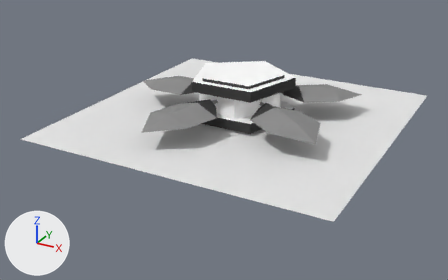
What one commit did to the Blender file TowerDefense2019/Assets/Assets/Towers/AoETower/AoETower.blend.
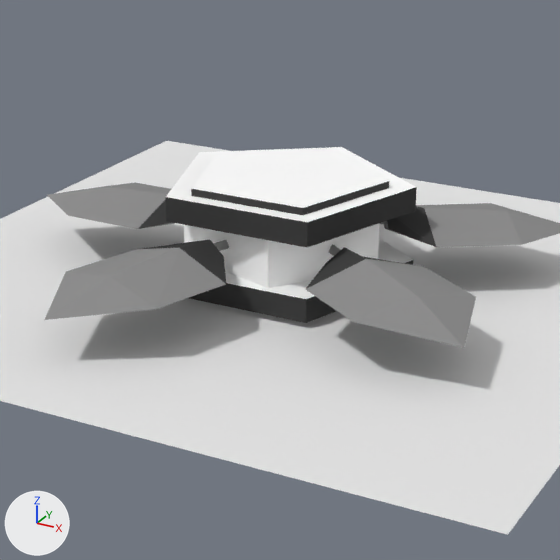
There are two pictures of each version: one whole from a 50 mm camera at (4.39, -8.6, 3.79) aimed at (-0.12, -0.39, -0.31), one close up on the part from 27% to 79% of the width and 0% to 83% of the height. Arrows for +X, +Y and +Z are at lower left; the lights stay in place.

In view in the first close-up: 'Blades', 'Cylinder', 'Ground'.
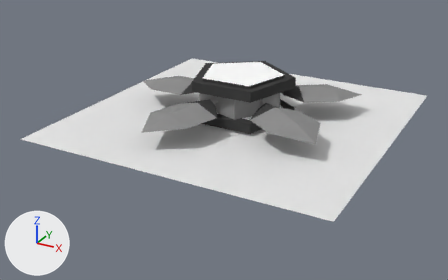
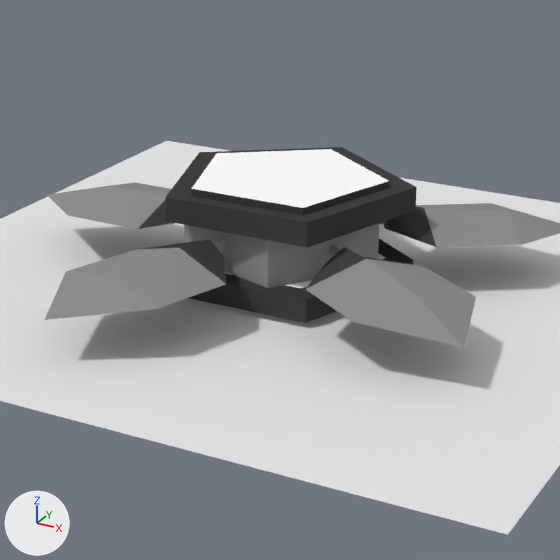
Pixel boxes [x1, y1, x2, y2] of what changed, in the close-ups (560 x 560 px):
part 1 of me_cylinder_008, recoloured: [184, 223, 379, 288] in both
part 2 of me_cylinder, recoloured (white to black): [166, 152, 307, 299] in both
part 3 of me_cylinder, recoloured (white to black): [200, 147, 415, 260] in both
part 4 of me_cylinder, recoloured (white to black): [301, 187, 415, 299] in both

The edits, one by one:
me_cylinder_008 has 95 vertices, 70 faces, 5 loose edges and spans x -2.0..1.73, y 0.13..0.64, z -1.95..1.96.
me_cylinder_008 is used by ob_blades; location (0.0, 0.0, 0.0); rotation (1.571, 0.0, 0.0), in degrees (90, 0, 0).
me_cylinder_008 part 1: all 5 faces that had it switch from mat_material_002 (white #ffffff) to mat_material_001 (grey #8f8f8f).
me_cylinder has 40 vertices, 33 faces and spans x -0.85..0.82, y 0.04..0.75, z -0.88..0.71.
me_cylinder is used by ob_cylinder; location (0.0, 0.0, 0.0); rotation (1.571, 0.0, 0.0), in degrees (90, 0, 0).
me_cylinder part 2: 4 of the faces centred in x -0.62..-0.01, y 0.2..0.71, z 0.19..0.63 switch from mat_material_002 (white #ffffff) to mat_material_003 (black #424242).
me_cylinder part 3: 4 of the faces centred in x -0.39..0.36, y 0.2..0.71, z -0.52 switch from mat_material_002 (white #ffffff) to mat_material_003 (black #424242).
me_cylinder part 4: 2 of the faces centred in x 0.59, y 0.2..0.71, z 0.19 switch from mat_material_002 (white #ffffff) to mat_material_003 (black #424242).
